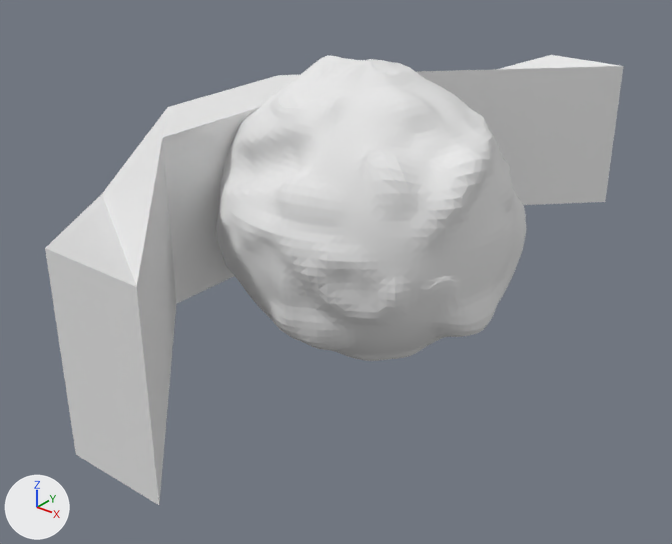
The Blender file scrapball.blend as it was, and as the next commit left it.
Before and after are seen from a 50 mm camera at (0.345, -0.464, 0.236) aimed at (-0.007, -0.023, -0.037). Every picture has the same lights, and +X, +Y and +Z are marked at lower left.
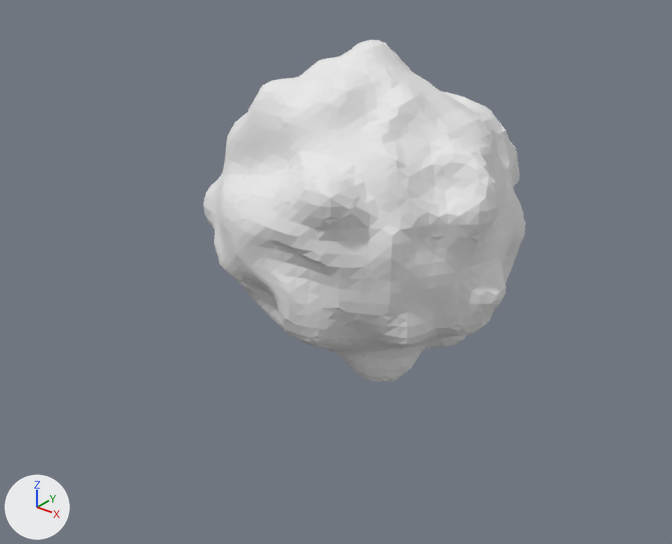
Where the change shows, as pixel boxes [x1, y1, x2, y2] in the pictures (672 x 544 px):
'Sphere', reshaped (12% taller): before [216, 55, 526, 361]; after [203, 40, 526, 382]
'Cube', hidden: before [45, 55, 624, 505]

What changed in the scene script:
```text
Change me_sphere:
    used by ob_sphere; location = (0.0, 0.0, 0.0); scale = (0.102, 0.0957, 0.0953)
    remove me_sphere.from_pydata(...)  # 7938 vertices, 7936 faces; spans x -0.96..1.01, y -1.04..1.05, z -1.03..1.07
    add me_sphere.from_pydata(...)  # 3205 vertices, 3204 faces; spans x -1.04..1.09, y -1.01..1.04, z -1.15..1.17
    me_sphere part 1: 22 vertices moved within x -0.7..0.98, y -0.97..1.0, z -0.95..0.94; 7889 vertices removed from x -0.96..1.01, y -1.04..1.05, z -1.03..1.07; 3156 vertices added at x -1.04..1.09, y -1.01..1.04, z -1.15..1.17
Change ob_cube:
    add ob_cube.hide_set(True)  # its collection is switched off
```
